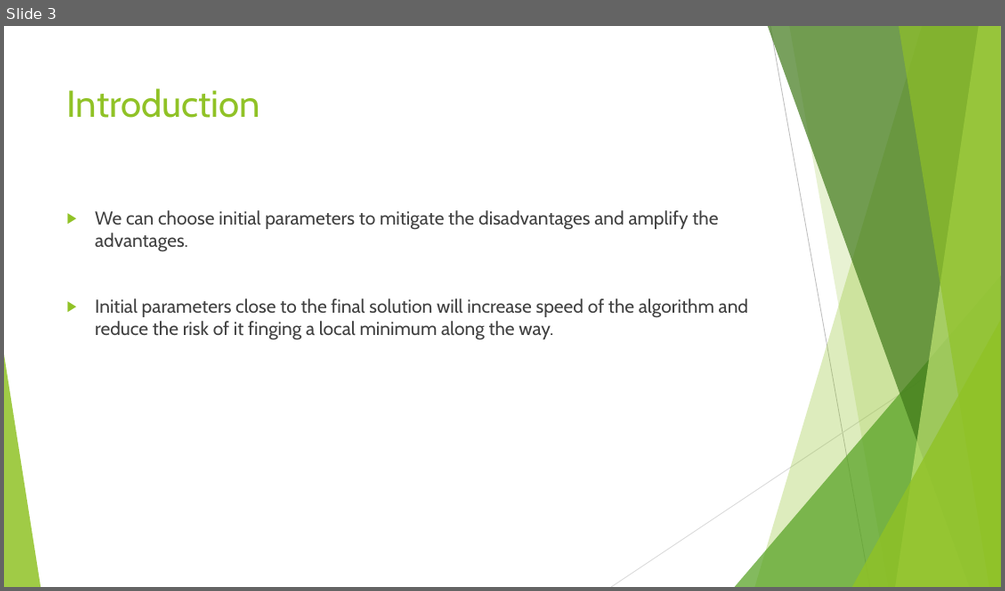
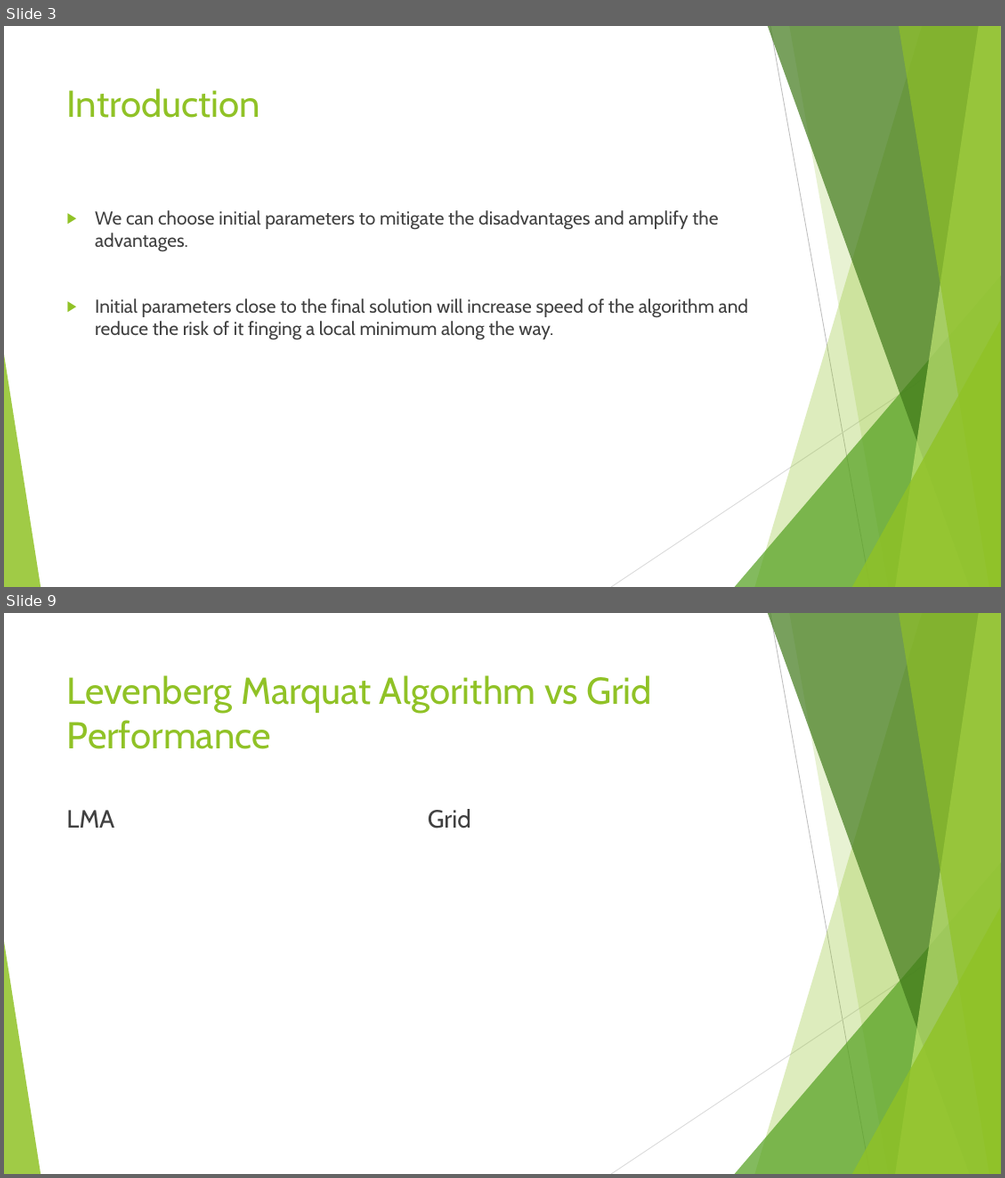
Before and after one commit to franciscopfsimoes/Thesis, a slide deck: PPTs/Fitting the Smile.pptx. Shown one above the other, each under a label of ours: slide 3 before the commit, slides 3 and 9 after it; the slides between them are not shown. The pictures are 1005x591 and 1005x1178 pixels, drawn with LibreOffice and Linux fonts; fonts in the diff are those of the drawing; grey boxes stand for pictures. Boxes give left, top, right and bottom in pixels: in the first picture for what was removed or moved away, otherwise in the second. Text is boxed around its words. In the diff, an @@ line names an element or a change of style, - is before the commit and + after.

```diff
--- a/PPTs/Fitting the Smile.pptx
+++ b/PPTs/Fitting the Smile.pptx
@@ slide 9 added at (4, 613, 1001, 1174), background #FFFFFF; not listed: 10 template elements that a slide beside it also shows @@
@@ title added at (67, 675, 652, 749), 36 pt, text #90C226 @@
+Levenberg Marquat Algorithm vs Grid
+Performance
@@ text added at (66, 810, 114, 827), 24 pt, text #404040 @@
+LMA
@@ text added at (428, 809, 471, 828), 24 pt, text #404040 @@
+Grid
```
Also in this commit, not shown: 1 slide changed, 7 other slides added.
